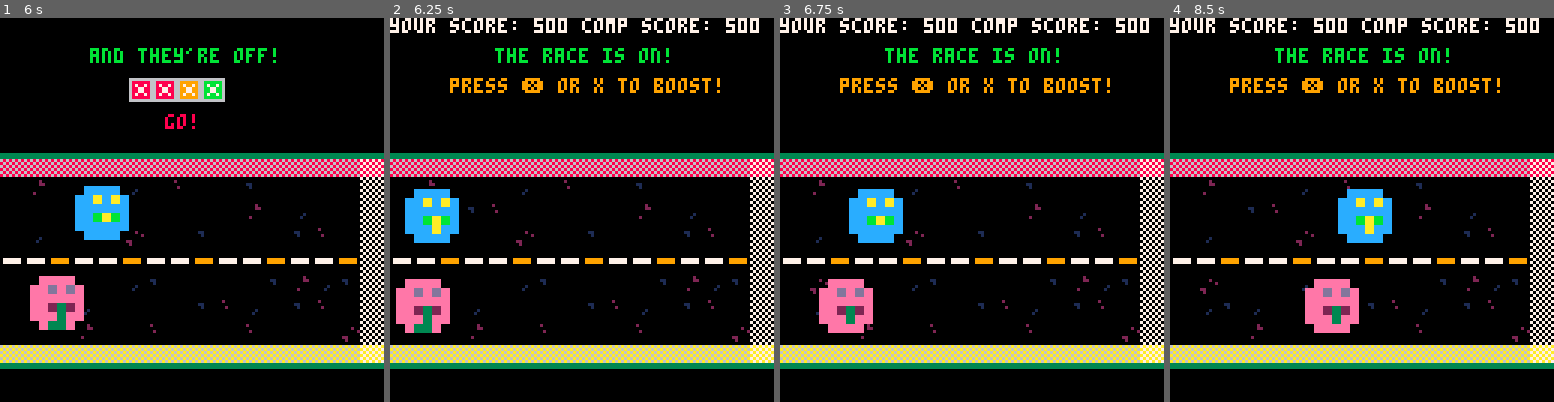
Above: before the commit, frames 1-4 (left to right).
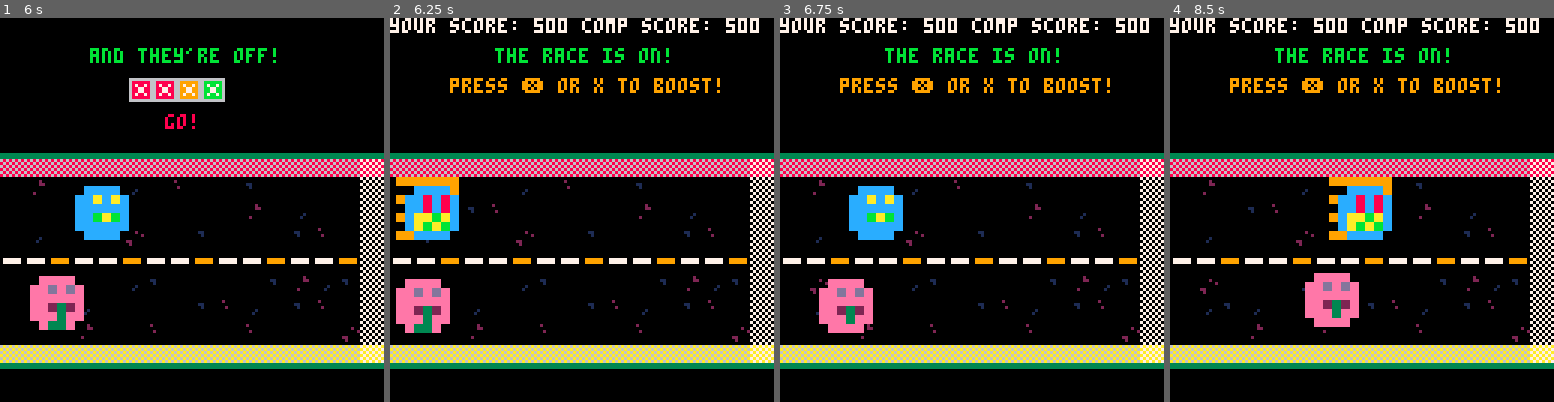
Above: after the commit, the same moments.

Repository: geopet/formula-blob
Game: PICO-8 cartridge formula_blob.p8
Same seed, same stepped clock (60 frames per second), same inputs: the game is played once before the commit and once after it.
Inputs:
- Up to frame 1 (6 s): tap X (X key) at 0.33, 1.07, 1.85, 2.97, 4.08, 5.2 s; tap O (Z key) at 0.7, 1.7, 2.1, 2.5, 2.9, 3.3, 3.7, 4.1, 4.5, 4.9, 5.3, 5.7 s; hold Right 1.6-2.1 s; hold Right 2.47-3.03 s; hold Left 3.08-3.58 s; hold Down 3.63-3.97 s; hold Right 4.02-4.68 s; hold Left 5.08-5.68 s; hold Down from 5.73 s (still down)
- Up to frame 2 (6.25 s): release Down at 6.03 s; hold Right from 6.08 s (still down); tap O (Z key) at 6.1 s
- Up to frame 3 (6.75 s): tap X (X key) at 6.32 s; tap O (Z key) at 6.5 s; release Right at 6.58 s; hold Right from 6.63 s (still down)
- Up to frame 4 (8.5 s): tap O (Z key) every 0.4 s from 6.9 to 8.1 s; release Right at 7.13 s; tap X (X key) at 7.43 s; hold Right 7.5-8.07 s; hold Left from 8.12 s (still down)

Frame 1 is identical in both runs. In frame 2, 1.4% of the frame differs, in the area x 1-18%, y 41-59%; in frame 3, 0.4%; in frame 4, 2.3%, in the area x 35-58%, y 41-83%.

Commit message:
feature(boost animation): add animation
This commit adds functional, but messy, code to allow for fun boost
animation to happen. Next steps will be to refactor this code to make it
slightly less clunky to invoke.

Diff:
--- a/formula_blob.p8
+++ b/formula_blob.p8
@@ -49,8 +49,22 @@
 
     -- blob sprite variables
     selected_blob = 0
-    blob1_sprite = 3
-    blob2_sprite = 5
+    blob1_sprite = {
+        x = 3,
+        y = 0
+    }
+    blob1_sprite_boost = {
+        x = 5,
+        y = 8
+    }
+    blob2_sprite = {
+        x = 5,
+        y = 0
+    }
+    blob2_sprite_boost = {
+        x = 1,
+        y = 0
+    }
 
     false_start = {
         blob1 = {target = 0, current = 0},
@@ -297,10 +311,12 @@
     local blob_pulse_2 = sin((time() * 2.5) + arrow_phase) * 1.5 * speed_mod
 
     -- blob sprite animation
-    local blob1_sprite_frame = blob1_sprite + flr(time() * 2.5) % 2
+    local blob1_sprite_frame = blob1_sprite.x + flr(time() * 2.5) % 2
     local blob1_flip = flr(time() * 2) % 2 == 1
-    local blob2_sprite_frame = blob2_sprite + flr(time() * 1.5) % 2
+    local blob1_sprite_boost_frame = blob1_sprite_boost.x + flr(time() * 2.5) % 2
+    local blob2_sprite_frame = blob2_sprite.x + flr(time() * 1.5) % 2
     local blob2_flip = flr(time()) % 2 == 1
+    local blob2_sprite_boost_frame = blob2_sprite_boost.x + flr(time() * 1.5) % 2
 
     if (state == "game-start") then
         -- Pulsing welcome text
@@ -338,8 +354,8 @@
         print("choose your blob!", 30, 25, 7)
 
         -- draw blobs
-        sspr(blob1_sprite_frame * 8, 0, 8, 8, 30-12, 55-12 + blob_pulse, 24, 24, blob1_flip, false)
-        sspr(blob2_sprite_frame * 8, 0, 8, 8, 90-12, 55-12 + blob_pulse_2, 24, 24, blob2_flip, false)
+        sspr(blob1_sprite_frame * 8, blob1_sprite.y, 8, 8, 30-12, 55-12 + blob_pulse, 24, 24, blob1_flip, false)
+        sspr(blob2_sprite_frame * 8, blob2_sprite.y, 8, 8, 90-12, 55-12 + blob_pulse_2, 24, 24, blob2_flip, false)
 
         -- highlight selected blob
         if (selected_blob == 1) then
@@ -377,9 +393,9 @@
         print("your blob racer is ready!", 15, 20, 12)
 
         if (selected_blob == 1) then
-            sspr(blob1_sprite_frame * 8, 0, 8, 8, 52, 42 + blob_pulse, 24, 24, blob1_flip, false)
-        else
-            sspr(blob2_sprite_frame * 8, 0, 8, 8, 52, 42 + blob_pulse_2, 24, 24, blob2_flip, false)
+            sspr(blob1_sprite_frame * 8, blob1_sprite.y, 8, 8, 52, 42 + blob_pulse, 24, 24, blob1_flip, false)
+        else
+            sspr(blob2_sprite_frame * 8, blob2_sprite.y, 8, 8, 52, 42 + blob_pulse_2, 24, 24, blob2_flip, false)
         end
 
         print("press 🅾️ or z to start race!", 10, 90, 10)
@@ -393,8 +409,8 @@
         local blob2_y_countdown = 96
 
         -- run animation and bobbing
-        local run_anim_1 = blob1_sprite + flr(time() * 4) % 2
-        local run_anim_2 = blob2_sprite + flr(time() * 3.5) % 2
+        local run_anim_1 = blob1_sprite.x + flr(time() * 4) % 2
+        local run_anim_2 = blob2_sprite.x + flr(time() * 3.5) % 2
         local bob = sin(time() * 6) * 1.5
 
         draw_track()
@@ -452,13 +468,29 @@
 
         draw_track()
 
-        sspr(blob1_sprite_frame * 8, 0, 8, 8, blob1_x - 12, blob1_y - 12, 24, 24, false, false)
-        sspr(blob2_sprite_frame * 8, 0, 8, 8, blob2_x - 12, blob2_y - 12, 24, 24, false, false)
-
-        -- if (logging) then
-        --     print("blob1_x: " .. blob1_x .. " speed: " .. blob1_speed, 0, 90, 6)
-        --     print("blob2_x: " .. blob2_x .. " speed: " .. blob2_speed, 0, 100, 6)
-        -- end
+        if (selected_blob == 1) then -- if player is blob 1
+            if (player_boost.active) then
+                sspr(blob1_sprite_boost_frame * 8, blob1_sprite_boost.y, 8, 8, blob1_x - 12, blob1_y - 12 + blob_pulse, 24, 24, false, false)
+            else
+                sspr(blob1_sprite_frame * 8, blob1_sprite.y, 8, 8, blob1_x - 12, blob1_y - 12 + blob_pulse, 24, 24, false, false)
+            end
+            if (opponent_boost.active) then
+                sspr(blob2_sprite_boost_frame * 8, blob2_sprite_boost.y, 8, 8, blob2_x - 12, blob2_y - 12 + blob_pulse_2, 24, 24, false, false)
+            else
+                sspr(blob2_sprite_frame * 8, blob2_sprite.y, 8, 8, blob2_x - 12, blob2_y - 12 + blob_pulse_2, 24, 24, false, false)
+            end
+        else -- if player is blob 2
+            if (player_boost.active) then
+                sspr(blob2_sprite_boost_frame * 8, blob2_sprite_boost.y, 8, 8, blob2_x - 12, blob2_y - 12 + blob_pulse_2, 24, 24, false, false)
+            else
+                sspr(blob2_sprite_frame * 8, blob2_sprite.y, 8, 8, blob2_x - 12, blob2_y - 12 + blob_pulse_2, 24, 24, false, false)
+            end
+            if (opponent_boost.active) then
+                sspr(blob1_sprite_boost_frame * 8, blob1_sprite_boost.y, 8, 8, blob1_x - 12, blob1_y - 12 + blob_pulse, 24, 24, false, false)
+            else
+                sspr(blob1_sprite_frame * 8, blob1_sprite.y, 8, 8, blob1_x - 12, blob1_y - 12 + blob_pulse, 24, 24, false, false)
+            end
+        end
 
         print_log_msg(log_msg)
     elseif (state == "result") then
@@ -838,21 +870,21 @@
 end
 
 __gfx__
-000000000088880000bbbb0000000000000000000000000000000000000000000000000033333333000000000000000000000000000000000000000000000000
-00000000080cc0800ba00ab000cccc0000cccc0000eeee0000eeee00000000000000000033333333000000000000000000000000000000000020000000000200
-00700700088888800b0bb0b00ccacac00ccacac00eedede00eedede0000000000000000068686868000000000000000000110000000000000000000000000220
-00077000080cc0800b0000b00cccccc00cccccc00eeeeee00eeeeee0000000000000000086868686077777700999999000010000000000000002000000000000
-00077000088888800babbab00ccbabc00ccbabc00ee232e00ee232e0000000000000000068686868077777700999999000000000000001000000000000000000
-0070070008c88c800bbbbbb00cccccc00cccacc00eee3ee00eee3ee0000000000000000086868686000000000000000000000000000010000000000000020000
-0000000008cccc800babbab000cccc0000cccc0000eeee0000e33e00000000000000000068686868000000000000000000000000000000000000000000000000
-000000000088880000bbbb0000000000000000000000000000000000000000000000000086868686000000000000000000000000000000000000000000000000
-0000000000000000000000000000000000000000000000000000000000000000000000006a6a6a6a70707070333333337a7a7a7a000000000000000000000000
-0077770000bbbb00009999000088880000aaaa0000000000000000000000000000000000a6a6a6a60707070733333333a7a7a7a7000000000000000000000000
-077070700bbebeb009909090088989800aaeaea0000000000000000000000000000000006a6a6a6a70707070787878787a7a7a7a000000000000000000000200
-077777700bbbbbb009999990088888800aaaaaa000000000000000000000000000000000a6a6a6a60707070787878787a7a7a7a7000000000000000000000002
-077656700bba9ab0099c2c90088aca800aaebea0000000000000000000000000000000006a6a6a6a70707070787878787a7a7a7a000000000000000000000000
-077777700bbbbbb009999990088888800aaaaaa000000000000000000000000000000000a6a6a6a60707070787878787a7a7a7a7000000000000000000220000
-0077770000bbbb00009999000088880000aaaa000000000000000000000000000000000033333333707070707878787833333333000000000000000000020000
+0000000000000000bbbbbbb000000000000000000000000000000000000000000000000033333333000000000000000000000000000000000000000000000000
+000000000beeee0000eeeeb000cccc0000cccc0000eeee0000eeee00000000000000000033333333000000000000000000000000000000000020000000000200
+00700700beeaeae0beeaeae00ccacac00ccacac00eedede00eedede0000000000000000068686868000000000000000000110000000000000000000000000220
+000770000eeeeee00eeaeae00cccccc00cccccc00eeeeee00eeeeee0000000000000000086868686077777700999999000010000000000000002000000000000
+00077000be2232e0be2232e00ccbabc00ccbabc00ee232e00ee232e0000000000000000068686868077777700999999000000000000001000000000000000000
+007007000e2222e00e2232e00cccccc00cccacc00eee3ee00eee3ee0000000000000000086868686000000000000000000000000000010000000000000020000
+000000000beeee00bbe33e0000cccc0000cccc0000eeee0000e33e00000000000000000068686868000000000000000000000000000000000000000000000000
+00000000000000000000000000000000000000000000000000000000000000000000000086868686000000000000000000000000000000000000000000000000
+0000000000000000000000000000000000000000000000009999999000000000000000006a6a6a6a70707070333333337a7a7a7a000000000000000000000000
+0077770000bbbb00009999000088880000aaaa0009cccc0000cccc900000000000000000a6a6a6a60707070733333333a7a7a7a7000000000000000000000000
+077070700bbebeb009909090088989800aaeaea09cc8c8c09cc8c8c000000000000000006a6a6a6a70707070787878787a7a7a7a000000000000000000000200
+077777700bbbbbb009999990088888800aaaaaa00cccccc00cc8c8c00000000000000000a6a6a6a60707070787878787a7a7a7a7000000000000000000000002
+077656700bba9ab0099c2c90088aca800aaebea09caabac09caabac000000000000000006a6a6a6a70707070787878787a7a7a7a000000000000000000000000
+077777700bbbbbb009999990088888800aaaaaa00caaaac00cababc00000000000000000a6a6a6a60707070787878787a7a7a7a7000000000000000000220000
+0077770000bbbb00009999000088880000aaaa0009cccc0099cccc00000000000000000033333333707070707878787833333333000000000000000000020000
 00000000000000000000000000000000000000000000000000000000000000000000000033333333070707078787878733333333000000000000000000000000
 00000000000000000000000000000000000000000000000000000000000000000000000000000000000000000000000000000000000000000000000000000000
 00000000000000000000000000000000000000000000000000000000000000000000000000000000000000000000000000000000000000000000000000000000
@@ -872,13 +904,13 @@
 66666666666666666666666666666666000000000000000000000000000000000000000000000000000000000000000000000000000000000000000000000000
 __map__
 0909090909090909090909090909091b00000000000000000000000000000000000000000000000000000000000000000000000000000000000000000000000000000000000000000000000000000000000000000000000000000000000000000000000000000000000000000000000000000000000000000000000000000000
-150f1515150d150e15150c151515151a00000000000000000000000000000000000000000000000000000000000000000000000000000000000000000000000000000000000000000000000000000000000000000000000000000000000000000000000000000000000000000000000000000000000000000000000000000000
-1515150c0e15151515150f150d15151a00000000000000000000000000000000000000000000000000000000000000000000000000000000000000000000000000000000000000000000000000000000000000000000000000000000000000000000000000000000000000000000000000000000000000000000000000000000
-150d1515151f15150c1515150c0e151a00000000000000000000000000000000000000000000000000000000000000000000000000000000000000000000000000000000000000000000000000000000000000000000000000000000000000000000000000000000000000000000000000000000000000000000000000000000
+340f3434340d340e34340c343434341a00000000000000000000000000000000000000000000000000000000000000000000000000000000000000000000000000000000000000000000000000000000000000000000000000000000000000000000000000000000000000000000000000000000000000000000000000000000
+3434340c0e34343434340f340d34341a00000000000000000000000000000000000000000000000000000000000000000000000000000000000000000000000000000000000000000000000000000000000000000000000000000000000000000000000000000000000000000000000000000000000000000000000000000000
+340d3434341f34340c3434340c0e341a00000000000000000000000000000000000000000000000000000000000000000000000000000000000000000000000000000000000000000000000000000000000000000000000000000000000000000000000000000000000000000000000000000000000000000000000000000000
 0a0a0b0a0a0b0a0a0b0a0a0b0a0a0b1a00000000000000000000000000000000000000000000000000000000000000000000000000000000000000000000000000000000000000000000000000000000000000000000000000000000000000000000000000000000000000000000000000000000000000000000000000000000
-151f1515150d0c151515150c0f0d0c1a00000000000000000000000000000000000000000000000000000000000000000000000000000000000000000000000000000000000000000000000000000000000000000000000000000000000000000000000000000000000000000000000000000000000000000000000000000000
+341f3434340d0c343434340c0f0d0c1a00000000000000000000000000000000000000000000000000000000000000000000000000000000000000000000000000000000000000000000000000000000000000000000000000000000000000000000000000000000000000000000000000000000000000000000000000000000
 000d0c0d000000000c0e0d000c0e001a00000000000000000000000000000000000000000000000000000000000000000000000000000000000000000000000000000000000000000000000000000000000000000000000000000000000000000000000000000000000000000000000000000000000000000000000000000000
-1515150f15150e1515290e2b2c2a1f1a00000000000000000000000000000000000000000000000000000000000000000000000000000000000000000000000000000000000000000000000000000000000000000000000000000000000000000000000000000000000000000000000000000000000000000000000000000000
+3434340f34340e3434290e2b2c2a1f1a00000000000000000000000000000000000000000000000000000000000000000000000000000000000000000000000000000000000000000000000000000000000000000000000000000000000000000000000000000000000000000000000000000000000000000000000000000000
 1919191919191919191919191919191c00000000000000000000000000000000000000000000000000000000000000000000000000000000000000000000000000000000000000000000000000000000000000000000000000000000000000000000000000000000000000000000000000000000000000000000000000000000
 
 
